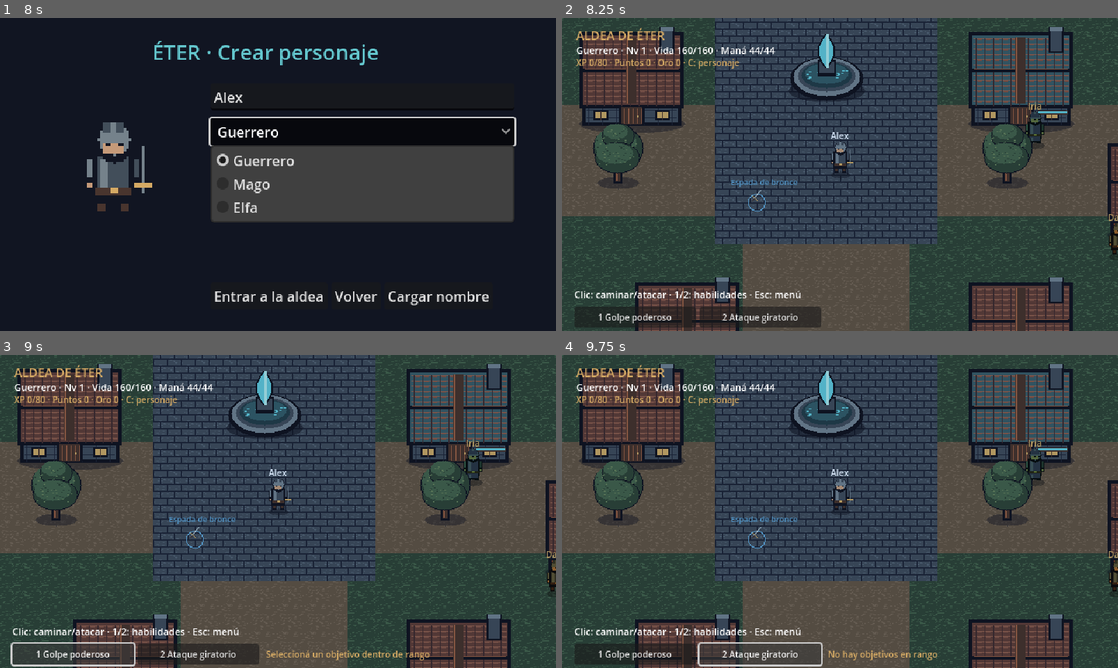
Above: before the commit, frames 1-4 (two rows, left to right).
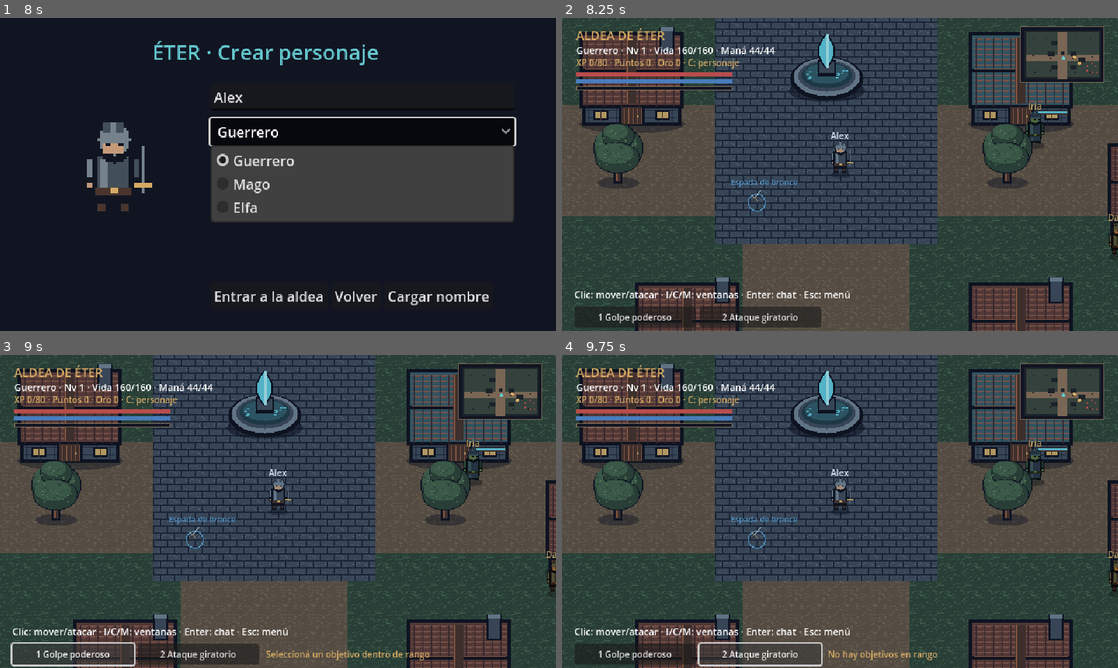
Above: after the commit, the same moments.

Repository: gregorionunez8/eter-pixel
Game: Godot game, scene res://scenes/main.tscn
Two runs of this game, one before a commit and one after it. Both use one fixed random seed, a clock stepped at 60 frames per second and the inputs below.
Inputs (mouse positions are in pixels of both pictures, inside the frame that each line leads up to):
- Up to frame 1 (8 s): click "Configuración" at 0.5 s; click "Pantalla completa" at 1.25 s; click "Jugar" at 2 s; click "Jugar" at 2.75 s; click "OK" at 3.5 s; click "Continuar último" at 4.25 s; click "Continuar último" at 5 s; click "Jugar" at 5.75 s; click (361, 96) at 6.52 s; type "Alex" at 6.6 s; click "Guerrero" at 7.25 s
- Up to frame 2 (8.25 s): click "Entrar a la aldea" at 8 s
- Up to frame 3 (9 s): click "1 Golpe poderoso" at 8.75 s
- Up to frame 4 (9.75 s): click "2 Ataque giratorio" at 9.5 s

Frame 1 is identical in both runs. In frame 2, 3.8% of the frame differs, in the area x 2-98%, y 2-90%; in frame 3, 3.8%; in frame 4, 3.8%.

Commit message:
feat: add verified minimap resource HUD and in-game interface

Diff:
--- /dev/null
+++ b/client/scenes/test_ui_runtime.tscn
@@ -0,0 +1,4 @@
+[gd_scene load_steps=2 format=3]
+[ext_resource type="Script" path="res://tests/ui_runtime.gd" id="1"]
+[node name="UIRuntime" type="Node"]
+script = ExtResource("1")
--- a/client/scripts/app.gd
+++ b/client/scripts/app.gd
@@ -37,7 +37,7 @@
 func save_settings(fullscreen: bool, volume: float) -> void:
 	settings.set_value("video", "fullscreen", fullscreen)
 	settings.set_value("audio", "volume", volume)
-	var result := settings.save("user://settings.cfg")
+	var result := settings.save("user://settings.cfg") if persistence_enabled else OK
 	if result != OK:
 		log_error("Error guardando configuración: %s" % result)
 	apply_settings()
--- /dev/null
+++ b/client/scripts/chat_ui.gd
@@ -0,0 +1,56 @@
+extends Panel
+
+signal submitted(channel: String, message: String)
+var connected := false
+var channel := OptionButton.new()
+var input := LineEdit.new()
+var history := RichTextLabel.new()
+
+func _ready() -> void:
+	position = Vector2(14,186)
+	size = Vector2(280,118)
+	var style := StyleBoxFlat.new()
+	style.bg_color = Color("111522",0.94)
+	style.border_color = Color("796654")
+	style.set_border_width_all(1)
+	add_theme_stylebox_override("panel",style)
+	history.position = Vector2(6,5)
+	history.size = Vector2(268,72)
+	history.add_theme_font_size_override("normal_font_size",10)
+	history.scroll_following = true
+	add_child(history)
+	channel.position = Vector2(6,80)
+	channel.size = Vector2(75,28)
+	channel.add_theme_font_size_override("font_size",10)
+	channel.add_item("Global")
+	channel.add_item("Local")
+	add_child(channel)
+	input.position = Vector2(86,80)
+	input.size = Vector2(186,28)
+	input.add_theme_font_size_override("font_size",10)
+	input.max_length = 160
+	input.placeholder_text = "Enter: enviar · Esc: cerrar"
+	input.text_submitted.connect(send)
+	add_child(input)
+	append_message("Sistema","Sin conexión. Chat requiere servidor.")
+	hide()
+
+func append_message(sender: String, message: String) -> void:
+	# Plain text prevents rich-text tags supplied by other users from changing UI.
+	history.add_text("%s: %s\n" % [sender,message])
+	if history.get_line_count() > 80:
+		history.clear()
+		history.add_text("Sistema: historial anterior descartado.\n")
+
+func send(message: String) -> void:
+	message = message.strip_edges()
+	if message.is_empty(): return
+	if not connected:
+		append_message("Sistema","No enviado: sin conexión al servidor.")
+		return
+	submitted.emit("global" if channel.selected == 0 else "local",message)
+	input.clear()
+
+func open() -> void:
+	show()
+	input.grab_focus()
--- /dev/null
+++ b/client/scripts/map_ui.gd
@@ -0,0 +1,41 @@
+extends Control
+
+signal activated
+var world: Node2D
+var expanded := false
+
+func _ready() -> void:
+	tooltip_text = "M: mapa · dorado: servicios · rojo: enemigos"
+	mouse_filter = Control.MOUSE_FILTER_STOP
+
+func _gui_input(event: InputEvent) -> void:
+	if event is InputEventMouseButton and event.pressed and event.button_index == MOUSE_BUTTON_LEFT:
+		activated.emit()
+		accept_event()
+
+func _process(_delta: float) -> void:
+	queue_redraw()
+
+func _draw() -> void:
+	if not is_instance_valid(world): return
+	draw_rect(Rect2(Vector2.ZERO,size),Color("111522"))
+	draw_rect(Rect2(Vector2.ZERO,size),Color("796654"),false)
+	var inset := Vector2(8,24) if expanded else Vector2(4,4)
+	var area := size-inset-Vector2(8,28) if expanded else size-inset*2
+	var scale_factor := area / Vector2(world.SIZE*world.TILE)
+	for y in range(world.SIZE.y):
+		for x in range(world.SIZE.x):
+			var color := Color("34413c")
+			if (x >= 21 and x <= 26) or (y >= 16 and y <= 19): color = Color("796654")
+			draw_rect(Rect2(inset+Vector2(x,y)*world.TILE*scale_factor,Vector2.ONE*world.TILE*scale_factor),color)
+	for rect in world.solid_rectangles:
+		draw_rect(Rect2(inset+rect.position*scale_factor,rect.size*scale_factor),Color("1c2229"))
+	for npc in world.npcs:
+		draw_circle(inset+npc.position*scale_factor,3 if expanded else 2,Color("d5aa64"))
+	for target in world.targets:
+		if target is EterMonster and not target.dead:
+			draw_circle(inset+target.position*scale_factor,2 if expanded else 1,Color("b94c4c"))
+	draw_circle(inset+world.player.position*scale_factor,3 if expanded else 2,Color("64c8cf"))
+	if expanded:
+		draw_string(ThemeDB.fallback_font,Vector2(10,16),"ALDEA DE ÉTER · M: cerrar",HORIZONTAL_ALIGNMENT_LEFT,-1,12,Color("d5aa64"))
+		draw_string(ThemeDB.fallback_font,Vector2(10,size.y-10),"Vos · Servicios · Enemigos · Salida sur",HORIZONTAL_ALIGNMENT_LEFT,-1,10,Color("b4aca0"))
--- /dev/null
+++ b/client/scripts/settings_ui.gd
@@ -0,0 +1,24 @@
+extends AcceptDialog
+
+func _ready() -> void:
+	title = "Configuración"
+	min_size = Vector2i(280,150)
+	var box := VBoxContainer.new()
+	add_child(box)
+	var fullscreen := CheckButton.new()
+	fullscreen.name = "Fullscreen"
+	fullscreen.text = "Pantalla completa"
+	fullscreen.button_pressed = App.settings.get_value("video","fullscreen",false)
+	box.add_child(fullscreen)
+	var label := Label.new()
+	label.text = "Volumen"
+	box.add_child(label)
+	var volume := HSlider.new()
+	volume.name = "Volume"
+	volume.min_value = 0
+	volume.max_value = 1
+	volume.step = 0.05
+	volume.value = App.settings.get_value("audio","volume",0.7)
+	box.add_child(volume)
+	confirmed.connect(func(): App.save_settings(fullscreen.button_pressed,volume.value); queue_free())
+	canceled.connect(queue_free)
--- a/client/scripts/world.gd
+++ b/client/scripts/world.gd
@@ -35,6 +35,12 @@
 var pending_npc: Node2D
 var active_npc: Node2D
 var shop_ui: Control
+var minimap: Control
+var map_panel: Control
+var chat_ui: Control
+var health_bar := ProgressBar.new()
+var mana_bar := ProgressBar.new()
+var experience_bar := ProgressBar.new()
 
 func _ready() -> void:
 	economy_random.randomize()
@@ -153,7 +159,7 @@
 	hud.add_child(experience_label)
 	update_resources()
 	var help := Label.new()
-	help.text = "Clic: caminar/atacar · 1/2: habilidades · Esc: menú"
+	help.text = "Clic: mover/atacar · I/C/M: ventanas · Enter: chat · Esc: menú"
 	help.position = Vector2(14, 310)
 	help.add_theme_font_size_override("font_size", 11)
 	help.mouse_filter = Control.MOUSE_FILTER_IGNORE
@@ -176,7 +182,7 @@
 		skill_buttons.append(button)
 	pause_menu = PanelContainer.new()
 	pause_menu.position = Vector2(220, 112)
-	pause_menu.size = Vector2(200, 120)
+	pause_menu.size = Vector2(200, 150)
 	pause_menu.visible = false
 	hud.add_child(pause_menu)
 	var box := VBoxContainer.new()
@@ -188,6 +194,15 @@
 	resume.text = "Continuar"
 	resume.pressed.connect(func(): pause_menu.hide())
 	box.add_child(resume)
+	var settings := Button.new()
+	settings.name = "Settings"
+	settings.text = "Configuración"
+	settings.pressed.connect(func():
+		var dialog := AcceptDialog.new()
+		dialog.set_script(preload("res://scripts/settings_ui.gd"))
+		hud.add_child(dialog)
+		dialog.popup_centered())
+	box.add_child(settings)
 	var leave := Button.new()
 	leave.text = "Volver al inicio"
 	leave.pressed.connect(func(): App.save_character(); get_tree().reload_current_scene())
@@ -205,6 +220,50 @@
 	shop_ui.character = App.character
 	shop_ui.requested.connect(transact)
 	hud.add_child(shop_ui)
+	minimap = Control.new()
+	minimap.set_script(preload("res://scripts/map_ui.gd"))
+	minimap.world = self
+	minimap.position = Vector2(528,10)
+	minimap.size = Vector2(96,64)
+	minimap.activated.connect(toggle_map)
+	hud.add_child(minimap)
+	map_panel = Control.new()
+	map_panel.set_script(preload("res://scripts/map_ui.gd"))
+	map_panel.world = self
+	map_panel.expanded = true
+	map_panel.position = Vector2(284,63)
+	map_panel.size = Vector2(340,246)
+	map_panel.activated.connect(toggle_map)
+	hud.add_child(map_panel)
+	map_panel.hide()
+	chat_ui = Panel.new()
+	chat_ui.set_script(preload("res://scripts/chat_ui.gd"))
+	hud.add_child(chat_ui)
+	var colors := [Color("b94c4c"),Color("487dbc"),Color("d5aa64")]
+	var bars := [health_bar,mana_bar,experience_bar]
+	for index in range(bars.size()):
+		var bar: ProgressBar = bars[index]
+		var background := StyleBoxFlat.new()
+		background.bg_color = Color("111522")
+		background.border_color = Color("796654")
+		background.set_border_width_all(1)
+		var fill := StyleBoxFlat.new()
+		fill.bg_color = colors[index]
+		bar.add_theme_stylebox_override("background",background)
+		bar.add_theme_stylebox_override("fill",fill)
+		bar.show_percentage = false
+		bar.position = Vector2(16,62+index*8)
+		bar.size = Vector2(180,5)
+		bar.mouse_filter = Control.MOUSE_FILTER_IGNORE
+		hud.add_child(bar)
+	update_resources()
+
+func toggle_map() -> void:
+	map_panel.visible = not map_panel.visible
+	inventory_ui.hide()
+	character_panel.hide()
+	shop_ui.hide()
+	held = false
 
 func open_shop(npc: Node2D) -> void:
 	if player.dead or player.position.distance_to(npc.position) > float(EterEconomy.rules().npc_range) or not combat.line_of_sight(npc.position): return
@@ -214,6 +273,7 @@
 	shop_ui.show()
 	inventory_ui.hide()
 	character_panel.hide()
+	map_panel.hide()
 	held = false
 	player.path.clear()
 
@@ -356,6 +416,10 @@
 	update_resources()
 
 func _input(event: InputEvent) -> void:
+	if event is InputEventKey and event.pressed and event.keycode == KEY_ESCAPE and chat_ui.visible:
+		chat_ui.hide()
+		chat_ui.input.release_focus()
+		get_viewport().set_input_as_handled()
 	if event is InputEventMouseMotion:
 		pointer_position = event.position
 	# Release still applies if a UI control consumes the mouse event.
@@ -364,6 +428,9 @@
 
 func _unhandled_input(event: InputEvent) -> void:
 	if event is InputEventKey and event.pressed and event.keycode == KEY_ESCAPE:
+		if map_panel.visible:
+			map_panel.hide()
+			return
 		if shop_ui.visible:
 			shop_ui.hide()
 			return
@@ -372,13 +439,22 @@
 		return
 	if pause_menu.visible:
 		return
+	if event is InputEventKey and event.pressed and not event.echo and event.keycode == KEY_M:
+		toggle_map()
+		return
+	if event is InputEventKey and event.pressed and not event.echo and event.keycode == KEY_ENTER:
+		chat_ui.open()
+		held = false
+		return
 	if event is InputEventKey and event.pressed and not event.echo and event.keycode == KEY_C:
 		shop_ui.hide()
+		map_panel.hide()
 		character_panel.visible = not character_panel.visible
 		inventory_ui.hide()
 		held = false
 	if event is InputEventKey and event.pressed and not event.echo and event.keycode == KEY_I:
 		shop_ui.hide()
+		map_panel.hide()
 		inventory_ui.visible = not inventory_ui.visible
 		character_panel.hide()
 		held = false
@@ -456,6 +532,12 @@
 	experience_label.text = "XP %s/%s · Puntos %s · Oro %s · C: personaje" % [App.character.experience, EterProgression.required_experience(App.character.level), App.character.attribute_points,App.character.gold]
 	if not attribute_labels.is_empty():
 		update_character_panel()
+	health_bar.max_value = App.character.stats.max_hp
+	health_bar.value = App.character.hp
+	mana_bar.max_value = App.character.stats.max_mana
+	mana_bar.value = App.character.mana
+	experience_bar.max_value = EterProgression.required_experience(App.character.level)
+	experience_bar.value = App.character.experience
 
 func is_safe(point: Vector2, radius: float = 6.5) -> bool:
 	for rect in solid_rectangles:
--- /dev/null
+++ b/client/tests/ui_runtime.gd
@@ -0,0 +1,60 @@
+extends "res://tests/input_runtime.gd"
+
+func _ready() -> void:
+	var main := preload("res://scenes/main.tscn").instantiate()
+	add_child(main)
+	main.enter_world("Ventana","mage")
+	await get_tree().create_timer(0.2).timeout
+	var world: Node2D = main.world
+	check(world.health_bar.value == App.character.hp and world.mana_bar.value == App.character.mana,"resource bars initial values")
+	App.character.hp = 50
+	App.character.mana = 60
+	EterProgression.gain_experience(App.character,20)
+	world.update_resources()
+	check(world.health_bar.value == 50 and world.mana_bar.value == 60 and world.experience_bar.value == 20,"resource bars track changes")
+	await press(KEY_M)
+	check(world.map_panel.visible and not world.inventory_ui.visible,"M opens map")
+	await RenderingServer.frame_post_draw
+	check(get_viewport().get_texture().get_image().save_png("res://../artifacts/map-runtime.png") == OK,"map capture saved")
+	await press(KEY_ESCAPE)
+	check(not world.map_panel.visible and not world.pause_menu.visible,"Esc closes map first")
+	await click(world.minimap.get_global_rect().get_center())
+	check(world.map_panel.visible,"minimap click opens map")
+	await press(KEY_I)
+	check(world.inventory_ui.visible and not world.map_panel.visible,"I replaces map with inventory")
+	await press(KEY_C)
+	check(world.character_panel.visible and not world.inventory_ui.visible,"C replaces inventory")
+	await press(KEY_C)
+	await press(KEY_ENTER)
+	check(world.chat_ui.visible and world.chat_ui.input.has_focus(),"Enter focuses chat")
+	world.chat_ui.input.text = "Mensaje de prueba"
+	await press(KEY_ENTER)
+	check("No enviado: sin conexión" in world.chat_ui.history.get_parsed_text(),"offline chat refuses pretending delivery")
+	world.chat_ui.append_message("Prueba","[color=red]literal[/color]")
+	check("[color=red]literal[/color]" in world.chat_ui.history.get_parsed_text(),"chat treats markup as plain text")
+	await RenderingServer.frame_post_draw
+	check(get_viewport().get_texture().get_image().save_png("res://../artifacts/ui-runtime.png") == OK,"HUD and chat capture saved")
+	await press(KEY_ESCAPE)
+	check(not world.chat_ui.visible and not world.pause_menu.visible,"Esc closes chat first")
+	await press(KEY_ESCAPE)
+	await click(world.pause_menu.get_child(0).get_node("Settings").get_global_rect().get_center())
+	var dialog: AcceptDialog
+	for child in world.hud.get_children():
+		if child is AcceptDialog: dialog = child
+	check(is_instance_valid(dialog) and dialog.visible,"menu button opens actual settings dialog")
+	if is_instance_valid(dialog):
+		dialog.hide()
+		dialog.canceled.emit()
+	world.pause_menu.hide()
+	var original_size := get_window().size
+	for dimensions in [Vector2i(960,540),Vector2i(1280,720)]:
+		get_window().size = dimensions
+		await get_tree().create_timer(0.1).timeout
+		check(world.minimap.get_global_rect().end.x <= 640 and world.inventory_ui.get_global_rect().end.y <= 360,"UI stays in design viewport at "+str(dimensions))
+		await RenderingServer.frame_post_draw
+		check(get_viewport().get_texture().get_image().get_size() == Vector2i(640,360),"integer design rendering at "+str(dimensions))
+	get_window().size = original_size
+	main.queue_free()
+	await get_tree().process_frame
+	print("PASS UI runtime: %s checks" % checks if not failed else "FAIL UI runtime")
+	get_tree().quit(1 if failed else 0)
Not shown, added: client/scripts/chat_ui.gd.uid
Not shown, added: client/scripts/map_ui.gd.uid
Not shown, added: client/scripts/settings_ui.gd.uid
Not shown, added: client/tests/ui_runtime.gd.uid
Not shown, changed: README.md
Not shown, changed: docs/ARCHITECTURE.md
Not shown, changed: docs/ART_DIRECTION.md
Not shown, changed: docs/MASTER_PLAN.md
Not shown, changed: docs/NEXT_TASK.md
Not shown, changed: docs/PROGRESS.md
Not shown, changed: docs/TEST_REPORT.md
Not shown, changed: tools/test.ps1
